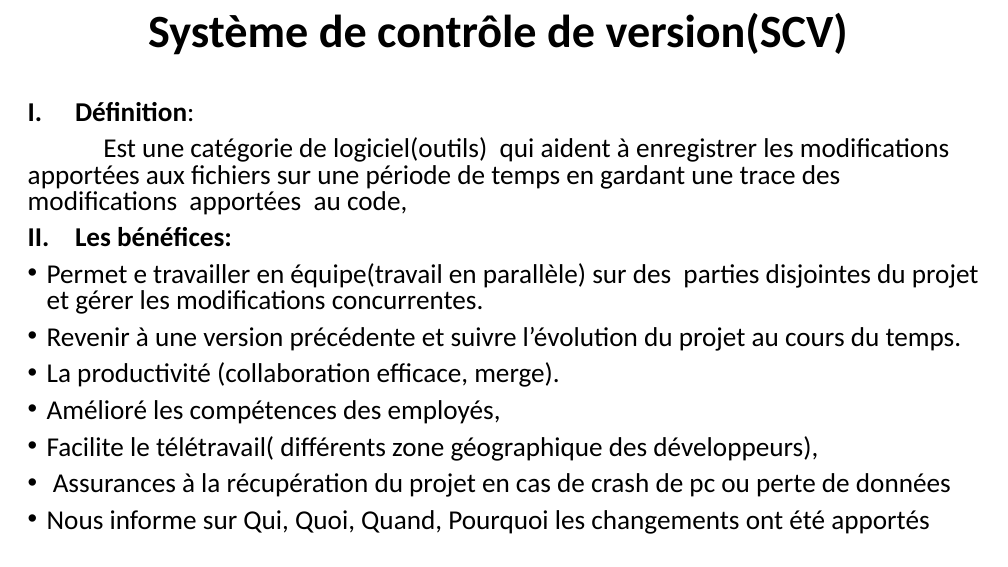
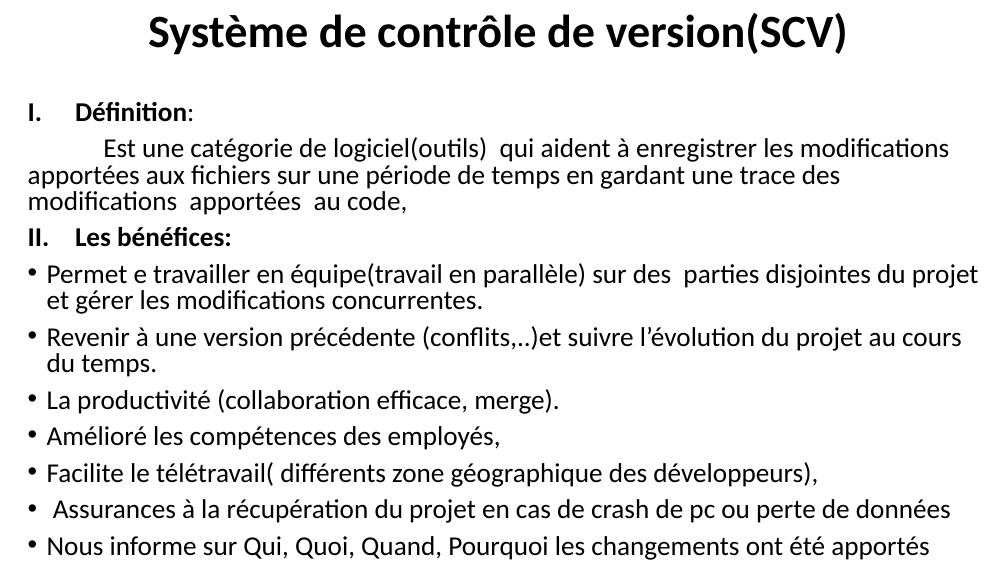
Before and after one commit to belakebiboussad/form, a slide deck: slide 1 of Formation Git.pptx. Drawn at 1008x567 pixels with LibreOffice and Linux fonts; fonts in the diff are those of the drawing. Boxes give left, top, right and bottom in pixels: in the first picture for what was removed or moved away, otherwise in the second. Text is boxed around its words. In the diff, an @@ line names an element or a change of style, - is before the commit and + after.

```diff
--- a/Formation Git.pptx
+++ b/Formation Git.pptx
@@ text at (x1=47, y1=326, x2=962, y2=377): text changed @@
-• Revenir à une version précédente et suivre l’évolution du projet au cours du temps.
+• Revenir à une version précédente (conflits,..)et suivre l’évolution du projet au cours du temps.
```
Also in this commit, not shown: 4 other slides changed, 4 slides added, 3 other files.
